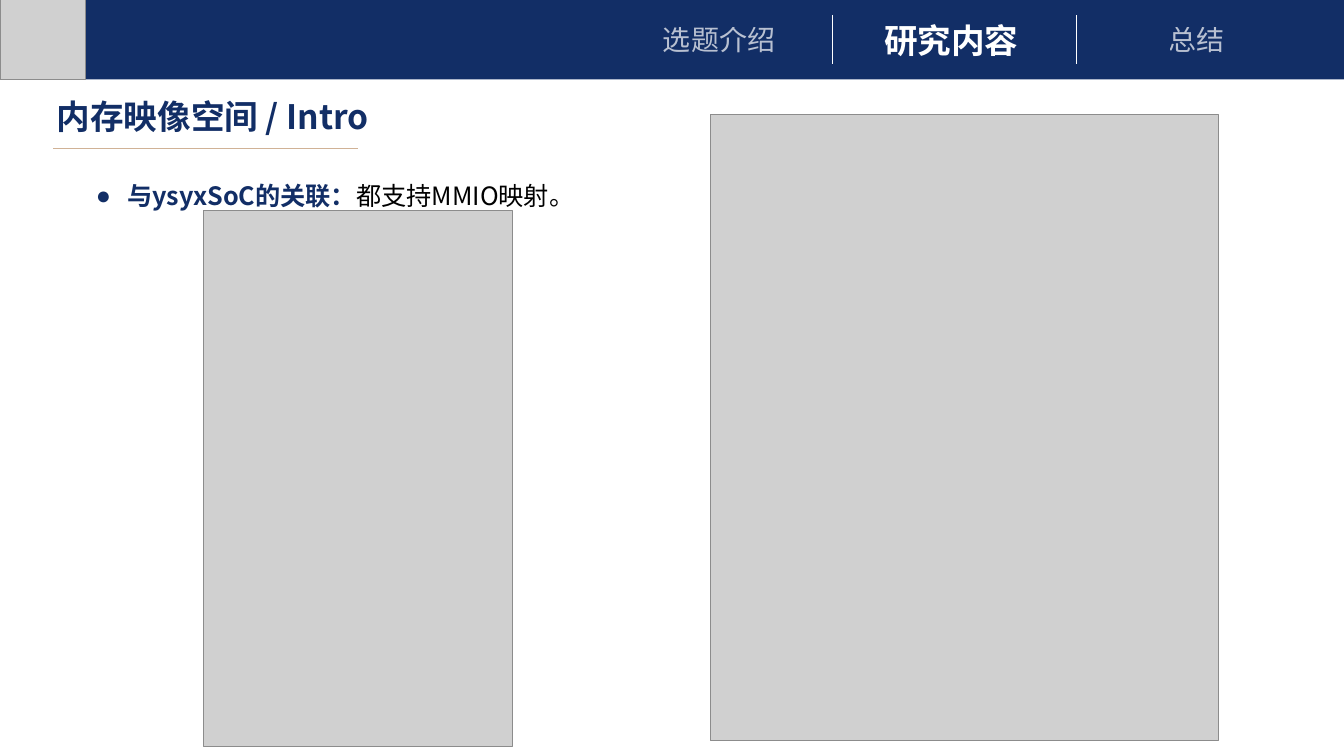
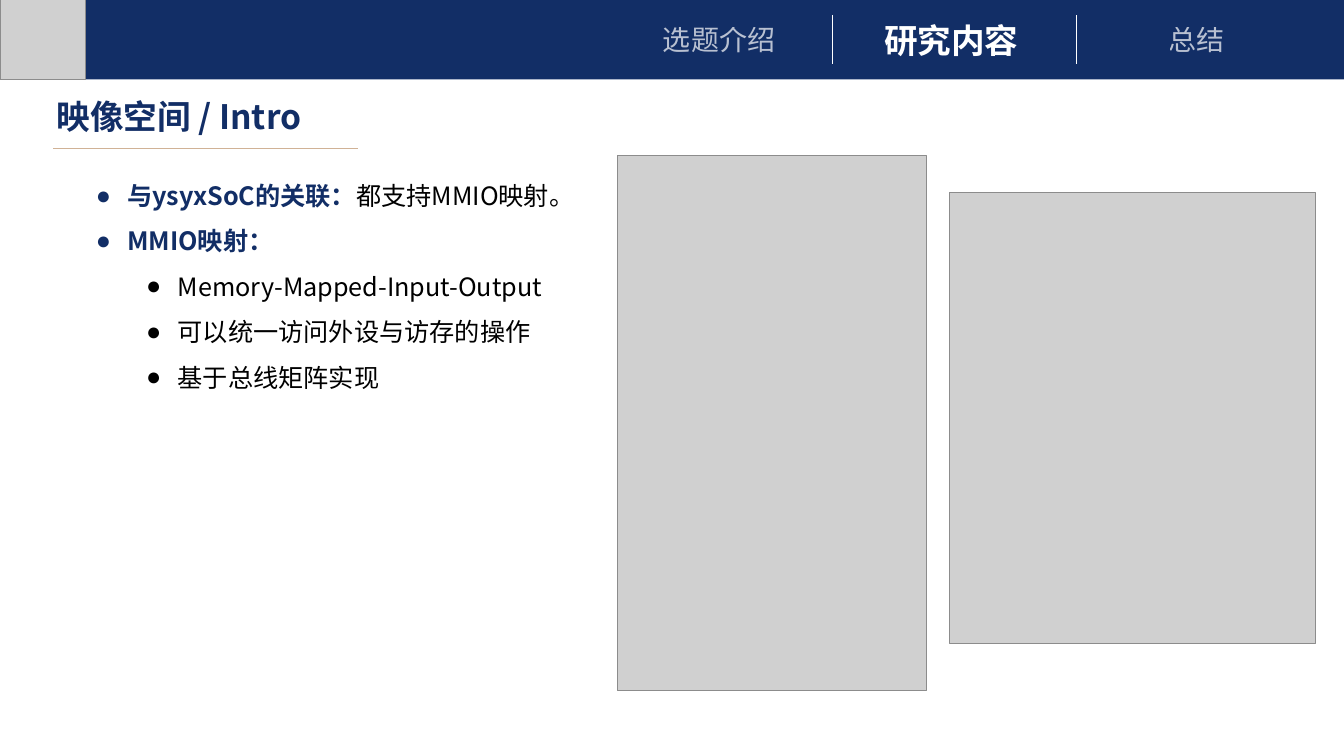
Before and after one commit to FINALxxx/UBL, a slide deck: slide 8 of UBL.pptx. Drawn at 1344x756 pixels with LibreOffice and Linux fonts; fonts in the diff are those of the drawing; grey boxes stand for pictures. Boxes give left, top, right and bottom in pixels: in the first picture for what was removed or moved away, otherwise in the second. Text is boxed around its words. In the diff, an @@ line names an element or a change of style, - is before the commit and + after.

```diff
--- a/UBL.pptx
+++ b/UBL.pptx
@@ text at bbox=[57, 100, 301, 132]: text changed @@
-内存映像空间 / Intro
+映像空间 / Intro
@@ picture: place and size @@
-picture at bbox=[204, 211, 513, 746]
+picture at bbox=[617, 155, 927, 691]
@@ picture: place and size @@
-picture at bbox=[711, 114, 1219, 741]
+picture at bbox=[950, 193, 1316, 644]
@@ text at bbox=[127, 228, 542, 389]: paragraphs added @@
+● MMIO映射：
+  ● Memory-Mapped-Input-Output
+  ● 可以统一访问外设与访存的操作
+  ● 基于总线矩阵实现
```
Also in this commit, not shown: 13 other slides changed, 1 slide added.
